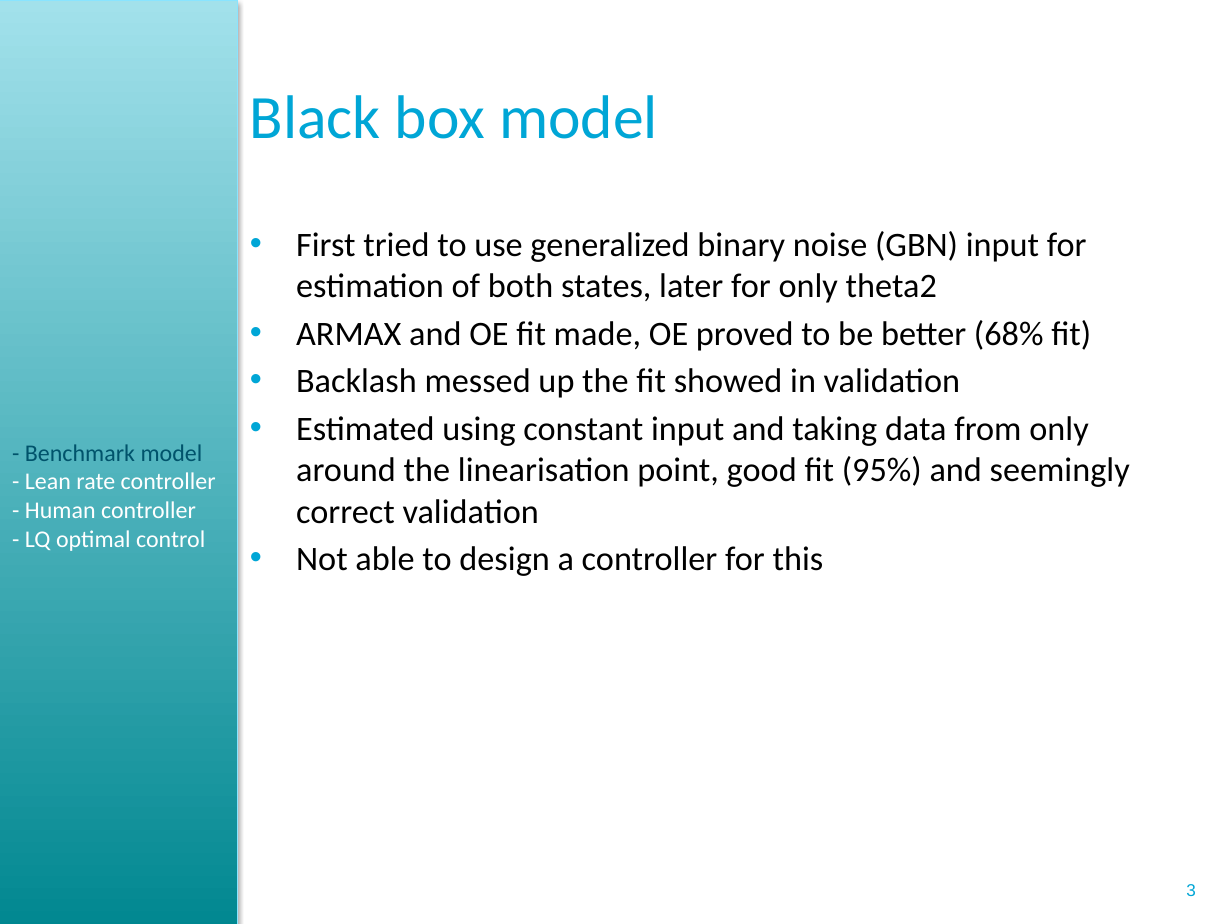
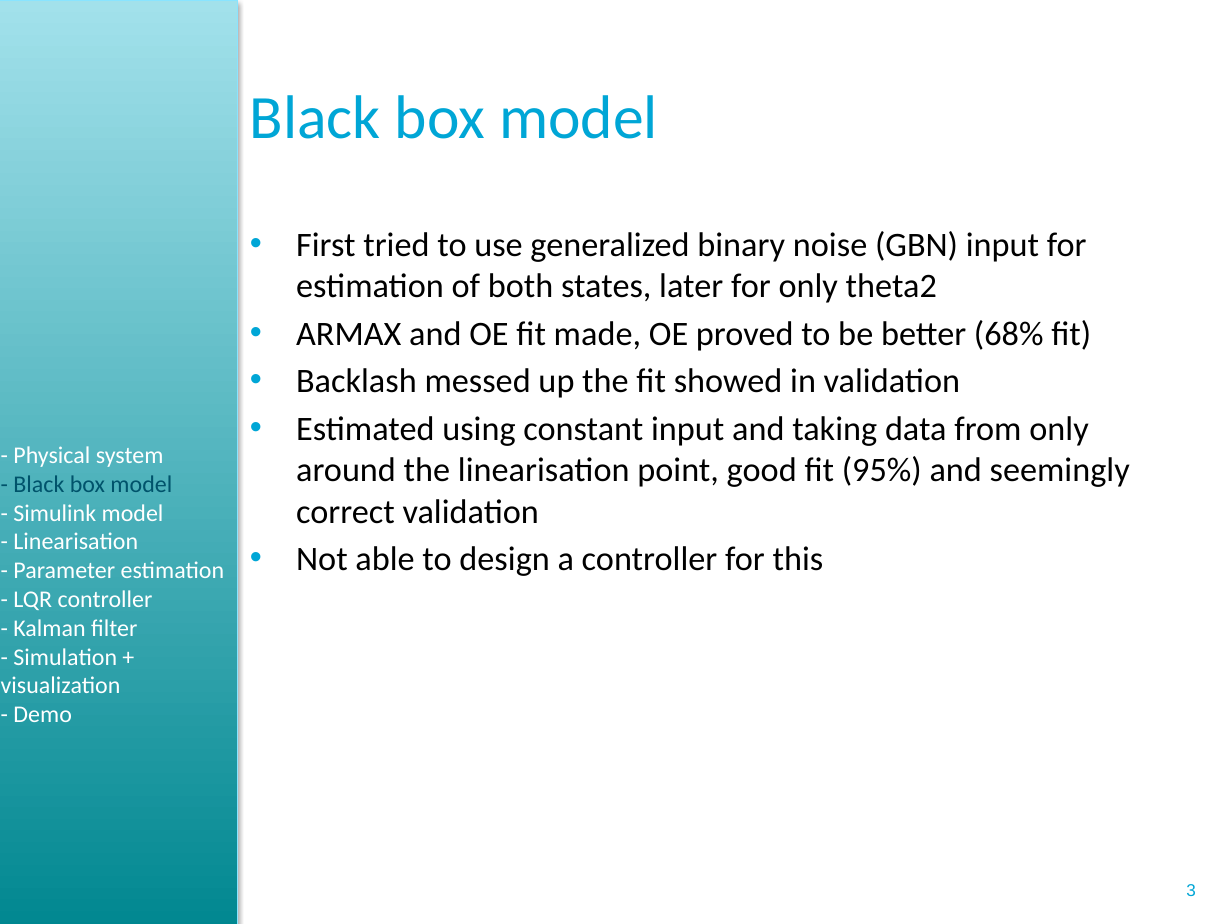
Before and after one commit to ortix/control-system-lab, a slide deck: slide 3 of dick/Presentation/Powerpoint presentatie 22 maart CSL.pptx. Drawn at 1232x924 pixels with LibreOffice and Linux fonts; fonts in the diff are those of the drawing; background and template pictures are left out. Boxes give left, top, right and bottom in pixels: in the first picture for what was removed or moved away, otherwise in the second. Text is boxed around its words. In the diff, an @@ line names an element or a change of style, - is before the commit and + after.

```diff
--- a/dick/Presentation/Powerpoint presentatie 22 maart CSL.pptx
+++ b/dick/Presentation/Powerpoint presentatie 22 maart CSL.pptx
@@ text added at (1,446,224,722), 14 pt, text #FFFFFF @@
+- Physical system
+- Black box model
+- Simulink model
+- Linearisation
+- Parameter estimation
+- LQR controller
+- Kalman filter
+- Simulation + visualization
+- Demo
@@ text removed at (25,444,216,551) @@
-- Benchmark model
-- Lean rate controller
-- Human controller
-- LQ optimal control
```
Also in this commit, not shown: 3 other slides changed, 5 slides added, 21 slides removed, 3 other files.
